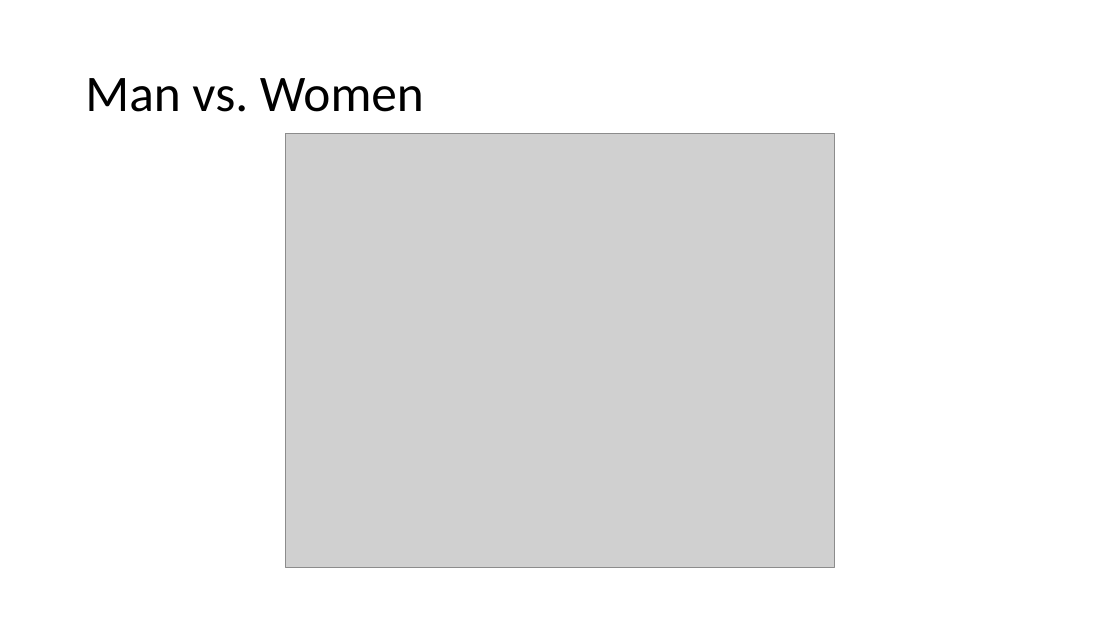
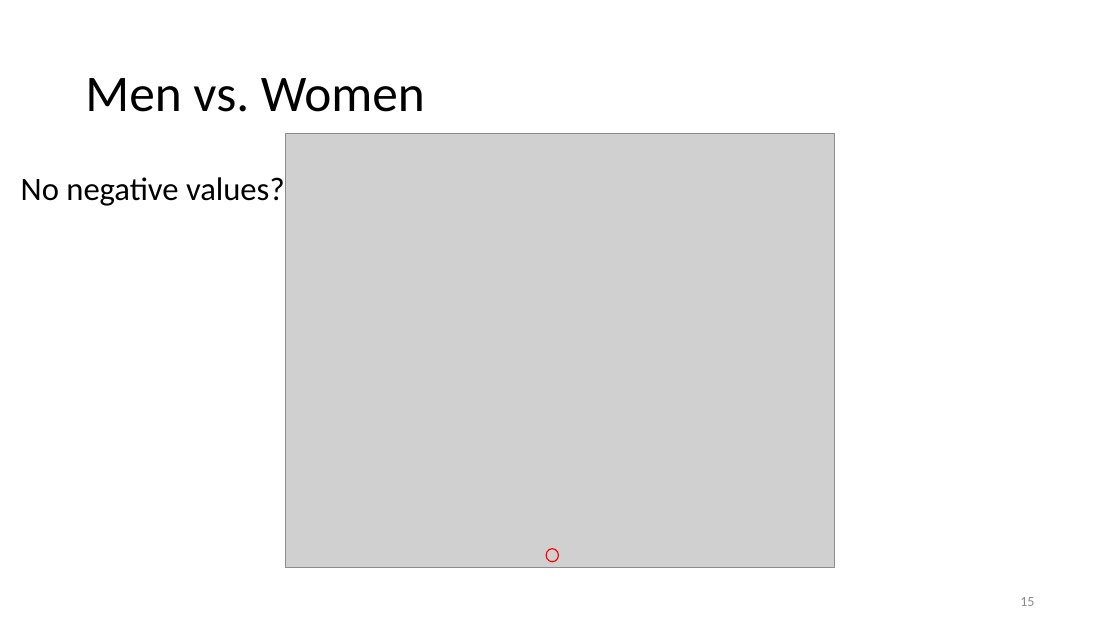
Before and after one commit to Yasmijnb/Git_Research-Practice, a slide deck: slide 15 of Results.pptx. Drawn at 1120x630 pixels with LibreOffice and Linux fonts; fonts in the diff are those of the drawing; grey boxes stand for pictures. Boxes give left, top, right and bottom in pixels: in the first picture for what was removed or moved away, otherwise in the second. Text is boxed around its words. In the diff, an @@ line names an element or a change of style, - is before the commit and + after.

```diff
--- a/Results.pptx
+++ b/Results.pptx
@@ title at [85,78,425,112]: text changed @@
-Man vs. Women
+Men vs. Women
@@ text added at [21,177,285,206], 28 pt, text #000000 @@
+No negative values?
@@ ellipse added at [546,549,559,562], outline #FF0000 1 pt @@
@@ page number added at [1020,597,1034,606], 12 pt, text #8C8C8C @@
+15
```
Also in this commit, not shown: 18 other slides changed, 7 slides added, 1 slide removed.
